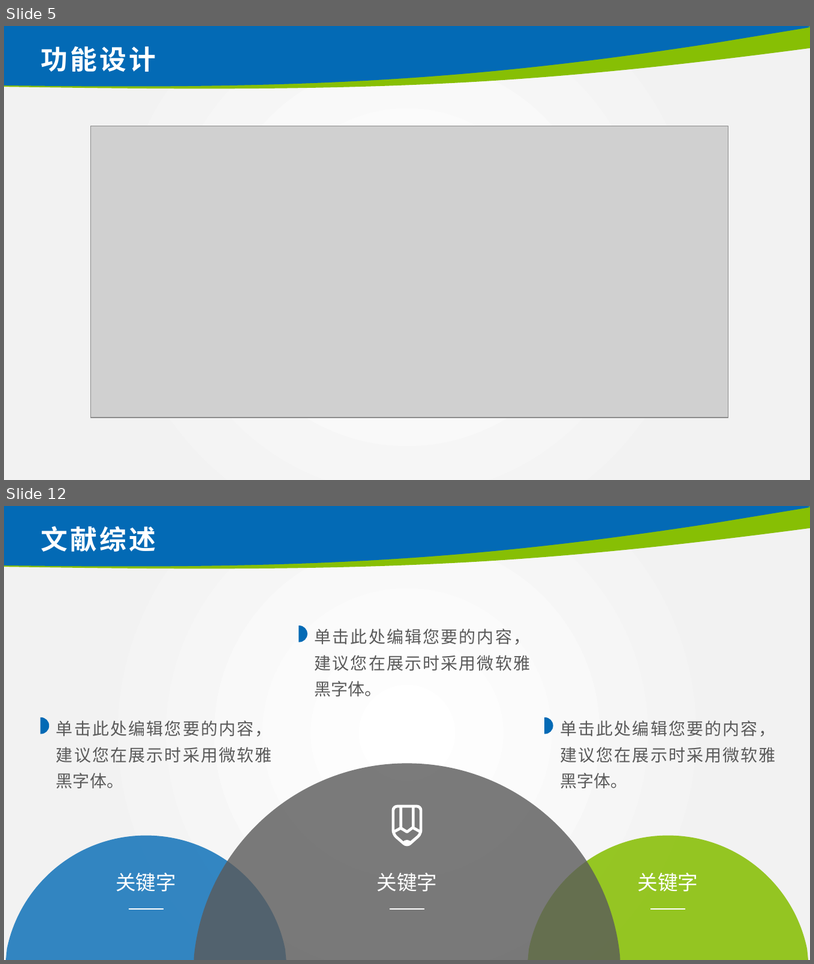
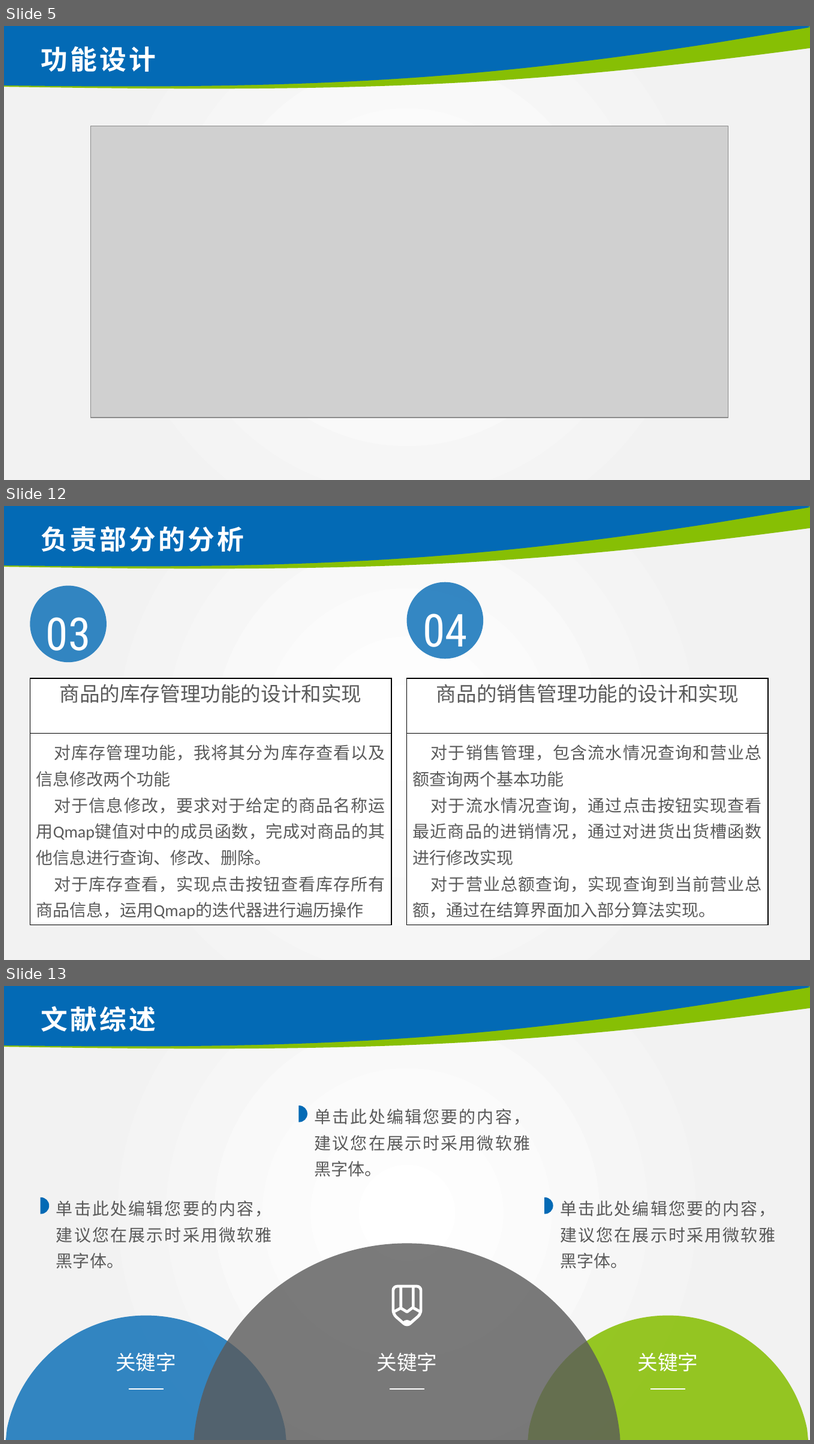
Before and after one commit to CH3OCH3-lio/shop-management, a slide deck: 2019013121_林炅答辩.pptx. Shown one above the other, each under a label of ours: slides 5 and 12 before the commit, slides 5, 12 and 13 after it; the slides between them are not shown. The pictures are 814x964 and 814x1444 pixels, drawn with LibreOffice and Linux fonts; fonts in the diff are those of the drawing; grey boxes stand for pictures; background and template pictures are left out. Boxes give left, top, right and bottom in pixels: in the first picture for what was removed or moved away, otherwise in the second. Text is boxed around its words. In the diff, an @@ line names an element or a change of style, - is before the commit and + after.

Commit message:
ppt修改

```diff
--- a/2019013121_林炅答辩.pptx
+++ b/2019013121_林炅答辩.pptx
@@ slide 12 added at (4, 506, 810, 960), background picture (left out); not listed: 2 template elements that a slide beside it also shows @@
@@ title added at (41, 526, 244, 552), 32 pt, text #FFFFFF, bold @@
+负责部分的分析
@@ ellipse added at (30, 586, 107, 663), fill #036AB5 at 80% opacity @@
@@ ellipse added at (407, 582, 484, 659), fill #036AB5 at 80% opacity @@
@@ text added at (423, 613, 468, 657), 54 pt, text #FFFFFF @@
+04
@@ text added at (46, 617, 91, 661), 54 pt, text #FFFFFF @@
+03
@@ rectangle added at (30, 678, 392, 733), fill #FFFFFF, outline #000000 1 pt, 24 pt, text #5A5A5A @@
+商品的库存管理功能的设计和实现
@@ rectangle added at (407, 678, 768, 733), fill #FFFFFF, outline #000000 1 pt, 24 pt, text #5A5A5A @@
+商品的销售管理功能的设计和实现
@@ rectangle added at (30, 733, 392, 925), fill #FFFFFF, outline #000000 1 pt, 20 pt, text #5A5A5A @@
+对库存管理功能，我将其分为库存查看以及信息修改两个功能
+对于信息修改，要求对于给定的商品名称运用Qmap键值对中的成员函数，完成对商品的其他信息进行查询、修改、删除。
+对于库存查看，实现点击按钮查看库存所有商品信息，运用Qmap的迭代器进行遍历操作
@@ rectangle added at (407, 733, 768, 925), fill #FFFFFF, outline #000000 1 pt, 20 pt, text #5A5A5A @@
+对于销售管理，包含流水情况查询和营业总额查询两个基本功能
+对于流水情况查询，通过点击按钮实现查看最近商品的进销情况，通过对进货出货槽函数进行修改实现
+对于营业总额查询，实现查询到当前营业总额，通过在结算界面加入部分算法实现。
@@ what was slide 12 is now slide 13 @@
```
Also in this commit, not shown: 4 slides changed, 4 other slides added, 4 slides removed, 2 other files.
